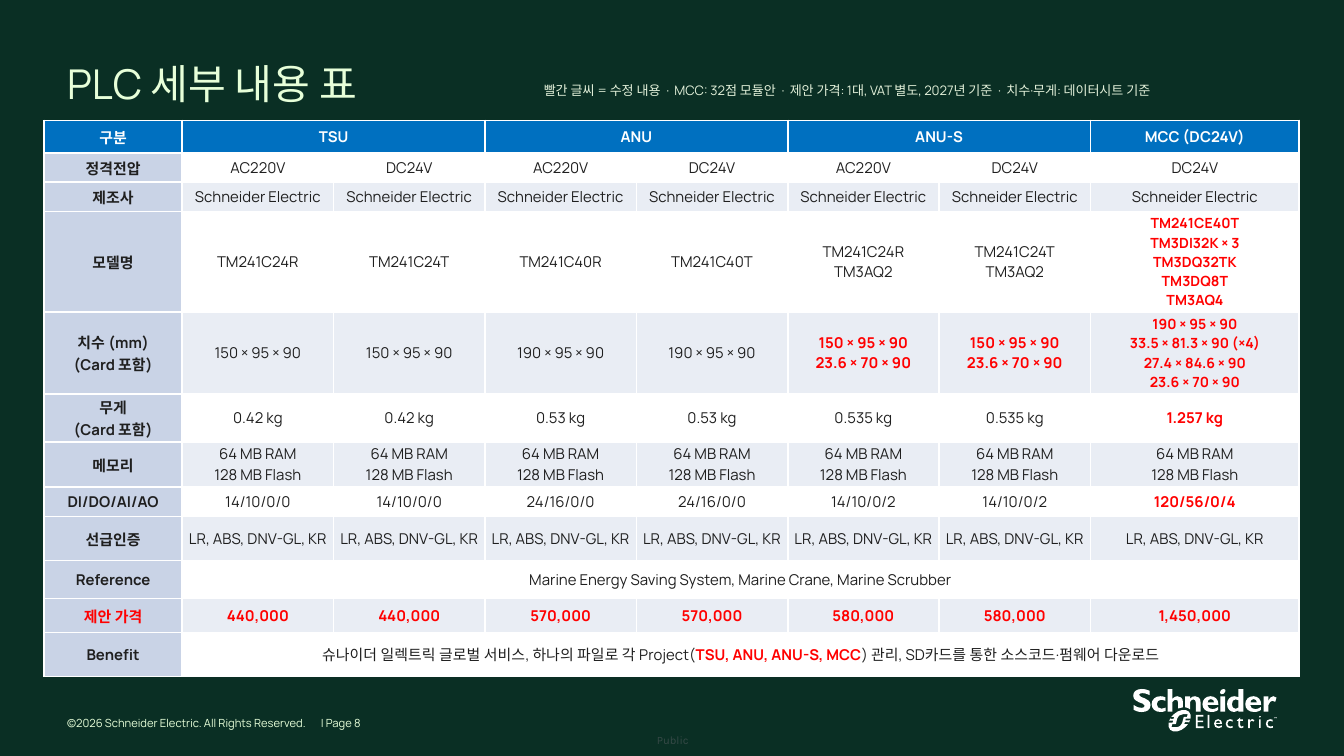
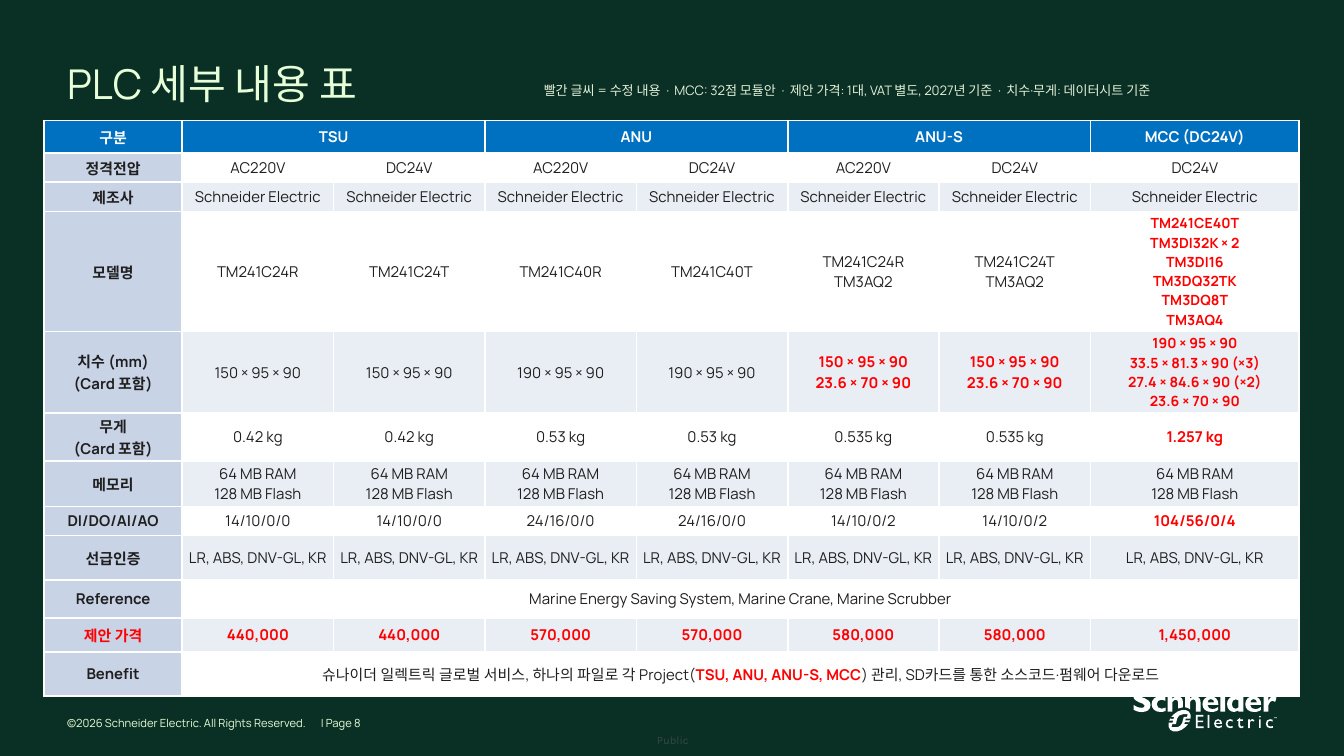
Before and after one commit to bmk3037/New-Project, a slide deck: slide 8 of 32점안_검토/PLC_Configuration_for_Techross_261006_32점안.pptx. Drawn at 1344x756 pixels with LibreOffice and Linux fonts; fonts in the diff are those of the drawing; background and template pictures are left out. Boxes give left, top, right and bottom in pixels: in the first picture for what was removed or moved away, otherwise in the second. Text is boxed around its words. In the diff, an @@ line names an element or a change of style, - is before the commit and + after.

```diff
--- a/32점안_검토/PLC_Configuration_for_Techross_261006_32점안.pptx
+++ b/32점안_검토/PLC_Configuration_for_Techross_261006_32점안.pptx
@@ table at (44,121,1302,688) @@
-row 4, column 8: TM241CE40T / TM3DI32K × 3 / TM3DQ32TK / TM3DQ8T / TM3AQ4
+row 4, column 8: TM241CE40T / TM3DI32K × 2 / TM3DI16 / TM3DQ32TK / TM3DQ8T / TM3AQ4
-row 5, column 8: 190 × 95 × 90 / 33.5 × 81.3 × 90 (×4) / 27.4 × 84.6 × 90 / 23.6 × 70 × 90
+row 5, column 8: 190 × 95 × 90 / 33.5 × 81.3 × 90 (×3) / 27.4 × 84.6 × 90 (×2) / 23.6 × 70 × 90
-row 8, column 8: 120/56/0/4
+row 8, column 8: 104/56/0/4
```
Also in this commit, not shown: 1 other slide changed, 4 other files.
